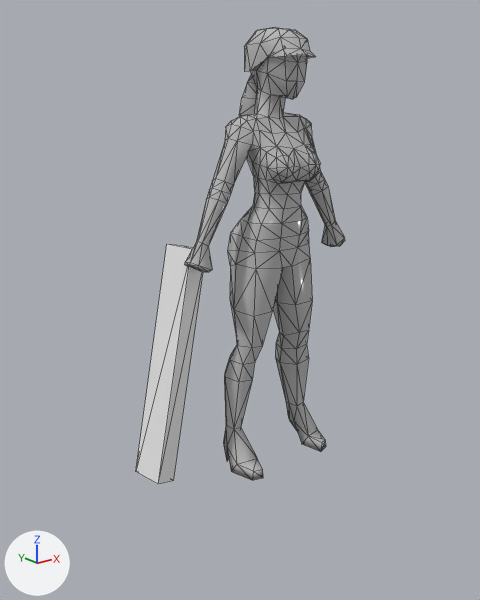
What one commit did to the FBX model Assets/Game/Model/Units/Sniper/Sniper-1.fbx.
Camera for both pictures: a camera (50 mm lens) standing at (-1.66, -1.87, 1.46) and looking at (-0.14, 0.04, 0.7). The axes (+X, +Y, +Z) are drawn at lower left. The lights are the same throughout. Mesh edges are drawn as thin lines. Where no turn or scale is listed for an object, it has been applied to the vertices.
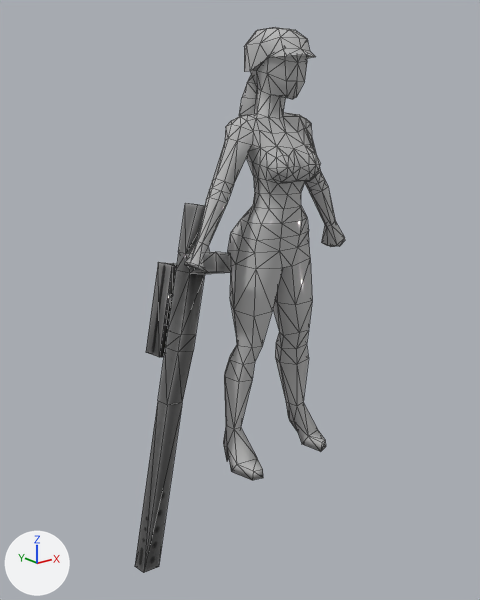
What differs and where, as boxes [x1, y1, x2, y2] in the pictures (480 x 600 px):
'Box065', added
    after: [135, 203, 231, 573]
'Box063', deleted
    before: [136, 244, 203, 484]

What changed in the scene script:
```text
Add img_gun1_2_jpg:
    img_gun1_2_jpg = load_image('Gun1-2.jpg', '../../../Gun1-2.jpg', 1024, 1024, 'sRGB')
Add mat_material__70:
    mat_material__70 = principled_material('Material #70')
    mat_material__70.texture = img_gun1_2_jpg
    mat_material__70.roughness = 0.0
Add me_mesh_1:
    me_mesh_1.from_pydata(...)  # 48 vertices, 84 faces; spans x -0.298..0.108, y -0.066..0.243, z -1.02..0.348
    me_mesh_1.materials.append(mat_material__70)  # picture img_gun1_2_jpg
Remove ob_box063:
    ob_box063 = bpy.data.objects.new('Box063', me_mesh)
    ob_box063.location = (-0.347, -0.017, 0.737)
Add ob_box065:
    ob_box065 = bpy.data.objects.new('Box065', me_mesh_1)
    ob_box065.location = (-0.347, -0.025, 0.735)
```
